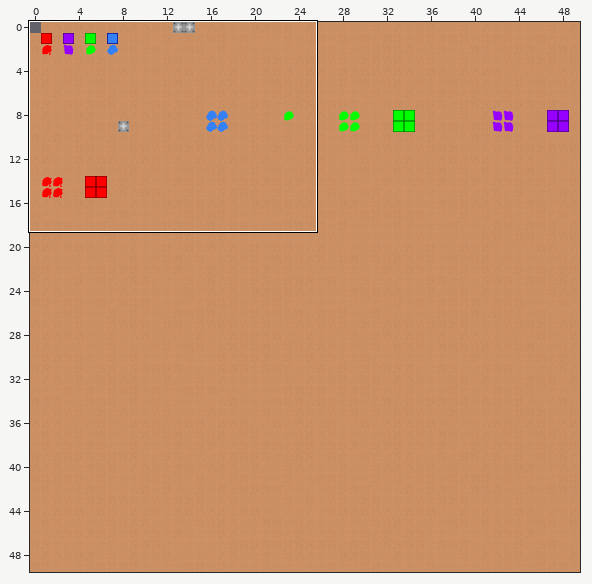
An edit to a level. Tiled map, Images/Maps/map2.5.tmx. Above: a wide view before the commit, with the close-up outlined.
Close-up. Before:
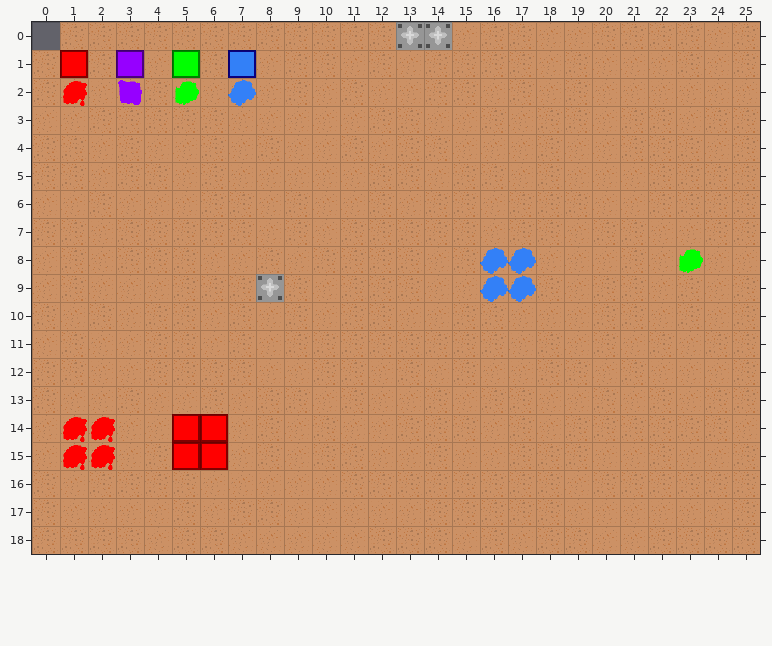
Cells are 32x32 px. Shown: x 0..25, y 0..18. The commit also changed other parts of the map, which this record leaves out. The old version is drawn lined up with the new one.
After the commit:
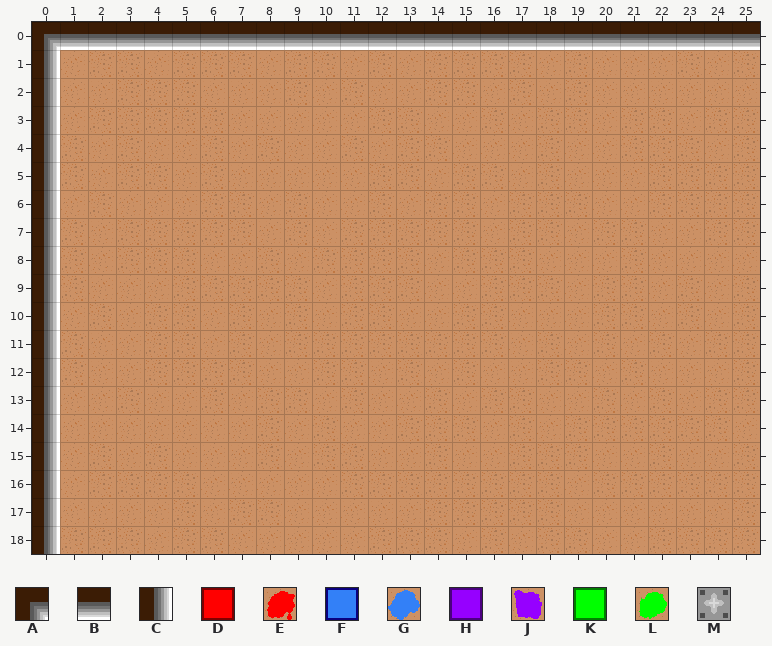
Key: from "Tileset1.0": A 13, B 17, C 18; from "collor changers (1)": D 0, E 1, F 2, G 3, H 4, J 5, K 6, L 7, M 10.
_ is an empty cell.
Tiles replaced or removed in this view: D, E, F, G, H, J, K, L, M.
What changed:
Changed rows in their new state; . is an unchanged cell.
map size 50x50 -> 50x30 cells
Layer "Collisions":
first column x 0:
 0 ABBBBBBBBBBBBBBBBBBBBBBBBB
 1 C.........................
 2 C.........................
 3 C.........................
 4 C.........................
 5 C.........................
 6 C.........................
 7 C.........................
 8 C.........................
 9 C......._.................
10 C.........................
11 C.........................
12 C.........................
13 C.........................
14 C.........................
15 C.........................
16 C.........................
17 C.........................
18 C.........................
Layer "RedTiles":
first column x 1:
 1 _
first column x 5:
14 __
15 __
Layer "RedPuddle":
first column x 1:
 2 _
first column x 1:
14 __
15 __
Layer "PurpleTiles":
first column x 3:
 1 _
Layer "PurplePuddle":
first column x 3:
 2 _
Layer "GreenTiles":
first column x 5:
 1 _
Layer "GreenPuddle":
first column x 5:
 2 _
first column x 23:
 8 _
Layer "BlueTiles":
first column x 7:
 1 _
Layer "BluePuddle":
first column x 7:
 2 _
first column x 16:
 8 __
 9 __
Where, in picture pixels (left, top, right, bottom), the same in both close-ups:
changed: (32, 22, 760, 554)
